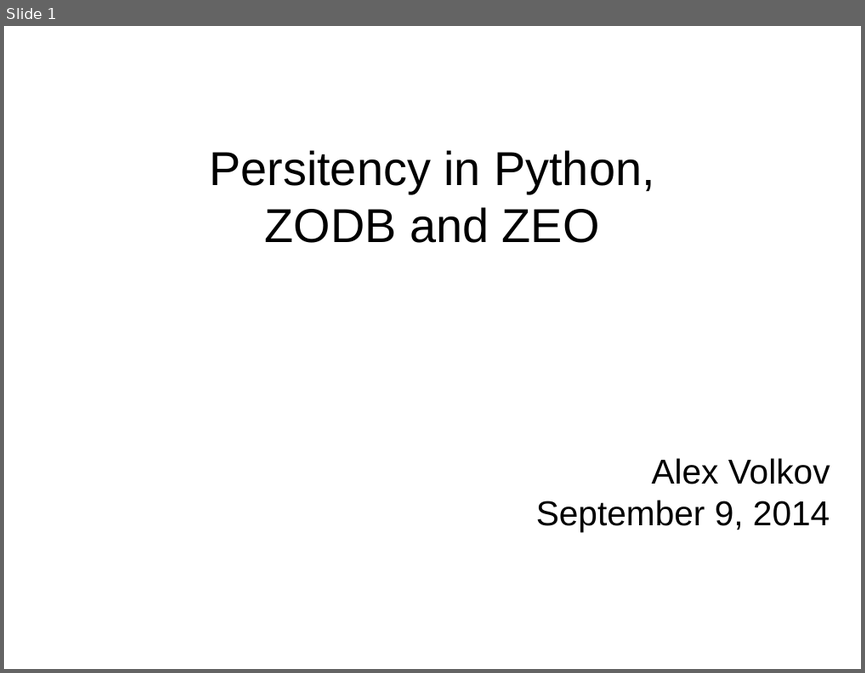
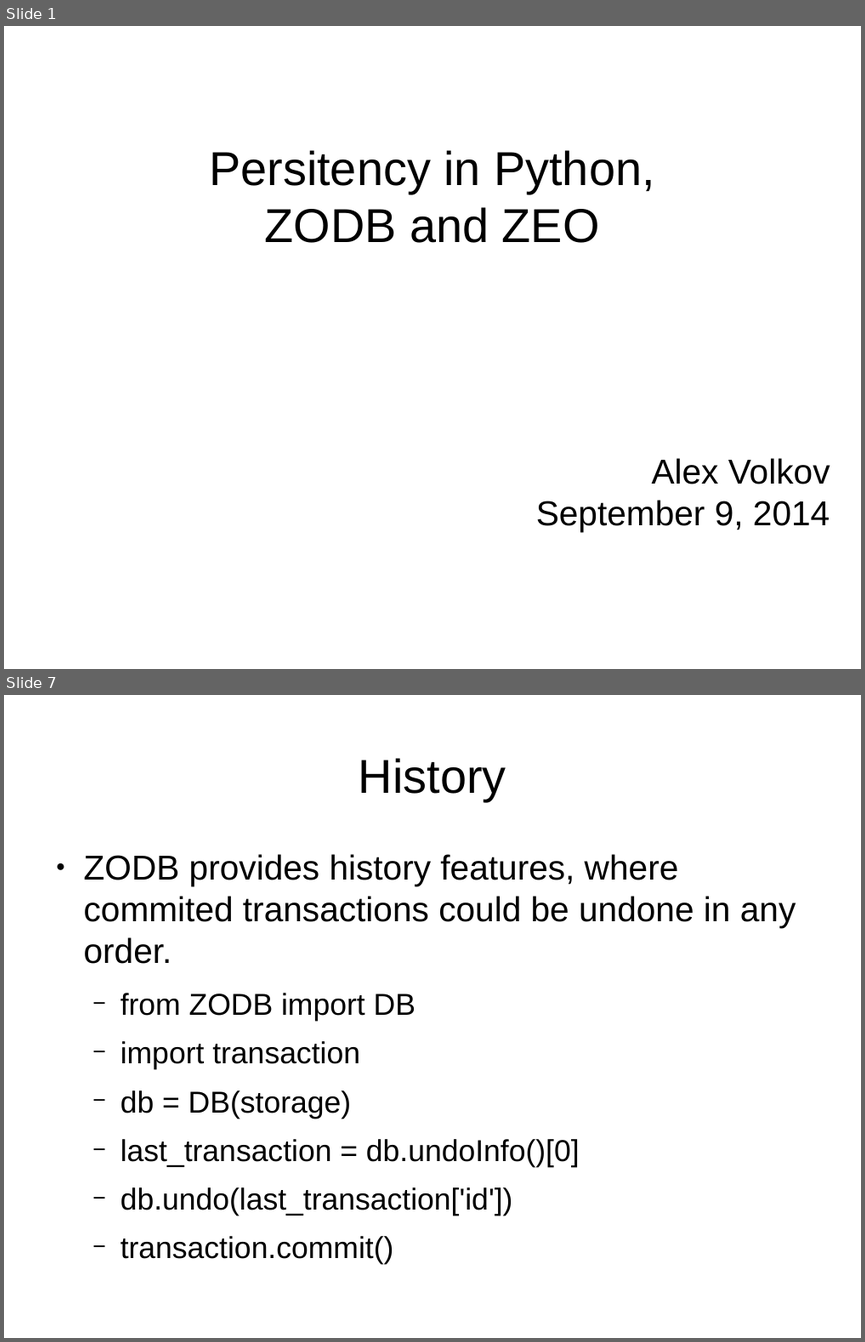
Before and after one commit to avolkov/ZODB-talk, a slide deck: media/presentation.odp. Shown one above the other, each under a label of ours: slide 1 before the commit, slides 1 and 7 after it; the slides between them are not shown. The pictures are 865x673 and 865x1342 pixels, drawn with LibreOffice and Linux fonts; fonts in the diff are those of the drawing. Boxes give left, top, right and bottom in pixels: in the first picture for what was removed or moved away, otherwise in the second. Text is boxed around its words. In the diff, an @@ line names an element or a change of style, - is before the commit and + after.

```diff
--- a/media/presentation.odp
+++ b/media/presentation.odp
@@ slide 7 added at (4,695,861,1338), background #FFFFFF @@
@@ title added at (358,758,506,801), 44 pt, text #000000 @@
+History
@@ text added at (84,854,796,1215), 28 pt, text #000000 @@
+● ZODB provides history features, where commited transactions could be undone in any order.
+  − from ZODB import DB
+  − import transaction
+  − db = DB(storage)
+  − last_transaction = db.undoInfo()[0]
+  − db.undo(last_transaction['id'])
+  − transaction.commit()
```
Also in this commit, not shown: 16 other slides added, 2 other files.
